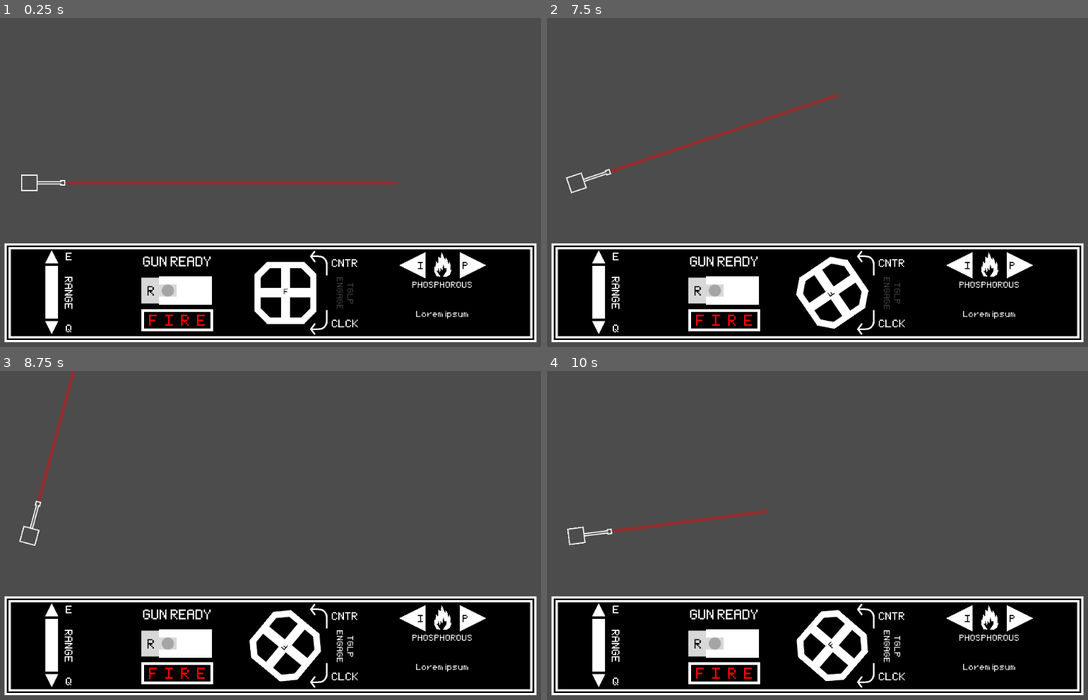
Above: before the commit, frames 1-4 (two rows, left to right).
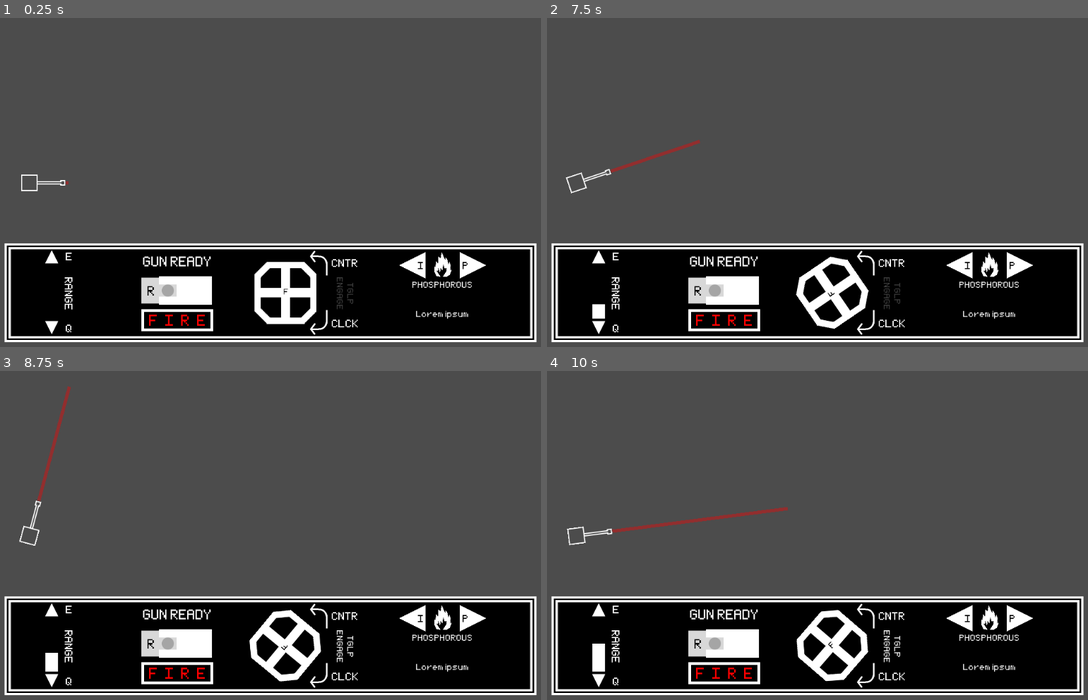
Above: after the commit, the same moments.

Repository: CluckeyMcCormick/fictional-guacamole
Game: Godot game, scene res://scenes/Main.tscn
The game is run twice, just before and just after one commit, with the same random seed, the same clock (stepped at 60 frames per second) and the same inputs.
Inputs (mouse positions are in pixels of both pictures, inside the frame that each line leads up to):
- Up to frame 1 (0.25 s): no input
- Up to frame 2 (7.5 s): click (1017, 264) at 0.5 s; click (1017, 264) at 1.25 s; click (601, 258) at 2 s; click (601, 327) at 2.75 s; click "R" at 3.5 s; click "F I R E" at 4.25 s; click "F" at 5 s; click (958, 264) at 5.75 s; tap Enter at 6.5 s; move the mouse to (941, 166) at 6.52 s; hold Q (range_up) 6.53-7.28 s; hold F (traverse_engage) 6.53-7.28 s; move the mouse to (703, 198) at 7.27 s; hold E (range_down) from 7.28 s (still down); tap F (traverse_engage) at 7.35 s
- Up to frame 3 (8.75 s): move the mouse to (324, 463) at 8.02 s; release E (range_down) at 8.03 s; hold Q (range_up) from 8.03 s (still down); hold F (traverse_engage) from 8.03 s (still down)
- Up to frame 4 (10 s): move the mouse to (790, 601) at 8.77 s; release F (traverse_engage) at 8.78 s; tap F (traverse_engage) at 8.85 s; move the mouse to (985, 584) at 9.52 s; release Q (range_up) at 9.53 s; hold E (range_down) from 9.53 s (still down); hold F (traverse_engage) from 9.53 s (still down)

The runs differ from the first frame. In frame 1, 1.0% of the frame differs, in the area x 8-74%, y 49-92%; in frame 2, 0.7%; in frame 3, 0.4%; in frame 4, 0.3%.

Commit message:
Connect the Range Bar controls to the turret
Connected the range controls to the turret. I'm definitely beginning
to learn more and more about how a Godot project is structured.

I'm not quite sure how I would do it better, but I know the way I'm
doing it right now isn't optimal. Right now, we have a Main node that
has a Turret node and a GUI node. Some values are stored in the GUI,
others in the Main, and others in the Turret. We then have to shift
and sync the values between this various nodes.

For a small prototype, that probably won't cause too many issues but
I can see how in a larger project - including this project down the
line - that we could end up with an absolute bramble nightmare.

We need to keep track of how data is flowing - because the flow down,
right, left, up, and back again could cause us some real pain.

Diff:
--- a/godot/scenes/GUI/GUI.gd
+++ b/godot/scenes/GUI/GUI.gd
@@ -10,8 +10,14 @@
 """
 
 onready var wheel_master = $BoxMargins/BoxDivider/WheelMaster
+onready var range_bar = $BoxMargins/BoxDivider/RangeMaster/RangeBar
+onready var fire_master = $BoxMargins/BoxDivider/FireMaster
+onready var payload_master = $BoxMargins/BoxDivider/PayloadMaster
 
 # Registers the "wheel_velocity_changed" signal with the provided node
 # and function.
 func register_wheel_velocity(target_node, target_function):
     wheel_master.connect("wheel_velocity_changed", target_node, target_function)
+
+func register_range_change(target_node, target_function):
+    range_bar.connect("value_changed", target_node, target_function)
--- a/godot/scenes/GUI/GUI.tscn
+++ b/godot/scenes/GUI/GUI.tscn
@@ -1,65 +1,66 @@
-[gd_scene load_steps=25 format=2]
+[gd_scene load_steps=26 format=2]
 
 [ext_resource path="res://scenes/GUI/GUI.gd" type="Script" id=1]
 [ext_resource path="res://assets/menu_background.png" type="Texture" id=2]
-[ext_resource path="res://assets/arrow.png" type="Texture" id=3]
-[ext_resource path="res://assets/menu_overground.png" type="Texture" id=4]
-[ext_resource path="res://assets/bar_fill.png" type="Texture" id=5]
-[ext_resource path="res://assets/font/Minimal5x7.ttf" type="DynamicFontData" id=6]
-[ext_resource path="res://assets/gun_bolt.png" type="Texture" id=7]
-[ext_resource path="res://assets/gun_lock.png" type="Texture" id=8]
-[ext_resource path="res://assets/fire_control_button.png" type="Texture" id=9]
-[ext_resource path="res://scenes/GUI/WheelMaster.gd" type="Script" id=10]
-[ext_resource path="res://assets/grab_wheel.png" type="Texture" id=11]
-[ext_resource path="res://assets/curve_arrow_flip.png" type="Texture" id=12]
-[ext_resource path="res://assets/curve_arrow.png" type="Texture" id=13]
-[ext_resource path="res://assets/payload_explode.png" type="Texture" id=14]
-[ext_resource path="res://assets/payload_fire.png" type="Texture" id=15]
-
-[sub_resource type="DynamicFont" id=3]
-size = 33
-font_data = ExtResource( 6 )
-
-[sub_resource type="DynamicFont" id=6]
-size = 75
-font_data = ExtResource( 6 )
-
-[sub_resource type="DynamicFont" id=4]
-size = 44
-font_data = ExtResource( 6 )
-
-[sub_resource type="DynamicFont" id=5]
-size = 40
-font_data = ExtResource( 6 )
+[ext_resource path="res://scenes/GUI/RangeMaster.gd" type="Script" id=3]
+[ext_resource path="res://assets/arrow.png" type="Texture" id=4]
+[ext_resource path="res://assets/menu_overground.png" type="Texture" id=5]
+[ext_resource path="res://assets/bar_fill.png" type="Texture" id=6]
+[ext_resource path="res://assets/font/Minimal5x7.ttf" type="DynamicFontData" id=7]
+[ext_resource path="res://assets/gun_bolt.png" type="Texture" id=8]
+[ext_resource path="res://assets/gun_lock.png" type="Texture" id=9]
+[ext_resource path="res://assets/fire_control_button.png" type="Texture" id=10]
+[ext_resource path="res://scenes/GUI/WheelMaster.gd" type="Script" id=11]
+[ext_resource path="res://assets/grab_wheel.png" type="Texture" id=12]
+[ext_resource path="res://assets/curve_arrow_flip.png" type="Texture" id=13]
+[ext_resource path="res://assets/curve_arrow.png" type="Texture" id=14]
+[ext_resource path="res://assets/payload_explode.png" type="Texture" id=15]
+[ext_resource path="res://assets/payload_fire.png" type="Texture" id=16]
 
 [sub_resource type="DynamicFont" id=1]
 size = 33
-font_data = ExtResource( 6 )
+font_data = ExtResource( 7 )
 
 [sub_resource type="DynamicFont" id=2]
+size = 75
+font_data = ExtResource( 7 )
+
+[sub_resource type="DynamicFont" id=3]
+size = 44
+font_data = ExtResource( 7 )
+
+[sub_resource type="DynamicFont" id=4]
+size = 40
+font_data = ExtResource( 7 )
+
+[sub_resource type="DynamicFont" id=5]
+size = 33
+font_data = ExtResource( 7 )
+
+[sub_resource type="DynamicFont" id=6]
 size = 25
-font_data = ExtResource( 6 )
+font_data = ExtResource( 7 )
 
 [sub_resource type="SpriteFrames" id=7]
 animations = [ {
-"frames": [ ExtResource( 14 ) ],
+"frames": [ ExtResource( 15 ) ],
 "loop": true,
 "name": "explosive",
 "speed": 5.0
 }, {
-"frames": [ ExtResource( 15 ) ],
+"frames": [ ExtResource( 16 ) ],
 "loop": false,
 "name": "fire",
 "speed": 1.0
 } ]
 
+[sub_resource type="DynamicFont" id=8]
+size = 30
+font_data = ExtResource( 7 )
+
 [sub_resource type="DynamicFont" id=9]
-size = 30
-font_data = ExtResource( 6 )
-
-[sub_resource type="DynamicFont" id=8]
 size = 25
-font_data = ExtResource( 6 )
+font_data = ExtResource( 7 )
 
 [node name="GUI" type="MarginContainer"]
 anchor_top = 1.0
@@ -112,6 +113,7 @@
 margin_right = 119.0
 margin_bottom = 150.0
 rect_min_size = Vector2( 65, 150 )
+script = ExtResource( 3 )
 
 [node name="Up" type="TextureButton" parent="BoxMargins/BoxDivider/RangeMaster"]
 margin_left = -109.0
@@ -130,16 +132,19 @@
 rect_rotation = 180.0
 rect_scale = Vector2( 0.1, 0.1 )
 rect_pivot_offset = Vector2( 125, 125 )
-texture_normal = ExtResource( 3 )
-
-[node name="Range" type="TextureProgress" parent="BoxMargins/BoxDivider/RangeMaster"]
+texture_normal = ExtResource( 4 )
+
+[node name="RangeBar" type="TextureProgress" parent="BoxMargins/BoxDivider/RangeMaster"]
 margin_left = 4.0
 margin_top = 25.0
 margin_right = 29.0
 margin_bottom = 123.0
-value = 100.0
-texture_over = ExtResource( 4 )
-texture_progress = ExtResource( 5 )
+min_value = -600.0
+max_value = -5.0
+step = 5.0
+value = -5.0
+texture_over = ExtResource( 5 )
+texture_progress = ExtResource( 6 )
 fill_mode = 3
 nine_patch_stretch = true
 stretch_margin_left = 11
@@ -147,33 +152,33 @@
 stretch_margin_right = 11
 stretch_margin_bottom = 11
 
-[node name="E_Label" type="Label" parent="BoxMargins/BoxDivider/RangeMaster"]
+[node name="E" type="Label" parent="BoxMargins/BoxDivider/RangeMaster"]
 margin_left = 42.0
 margin_top = 1.0
 margin_right = 55.0
 margin_bottom = 23.0
-custom_fonts/font = SubResource( 3 )
+custom_fonts/font = SubResource( 1 )
 text = "E"
 align = 1
 valign = 1
 
-[node name="Q_Label" type="Label" parent="BoxMargins/BoxDivider/RangeMaster"]
+[node name="Q" type="Label" parent="BoxMargins/BoxDivider/RangeMaster"]
 margin_left = 42.0
 margin_top = 132.0
 margin_right = 55.0
 margin_bottom = 154.0
-custom_fonts/font = SubResource( 3 )
+custom_fonts/font = SubResource( 1 )
 text = "Q"
 align = 1
 valign = 1
 
-[node name="RANGE_Label" type="Label" parent="BoxMargins/BoxDivider/RangeMaster"]
+[node name="RangeLabel" type="Label" parent="BoxMargins/BoxDivider/RangeMaster"]
 margin_left = 55.0
-margin_top = 46.0
+margin_top = 47.0
 margin_right = 116.0
-margin_bottom = 68.0
+margin_bottom = 69.0
 rect_rotation = 90.0
-custom_fonts/font = SubResource( 3 )
+custom_fonts/font = SubResource( 1 )
 text = "RANGE"
 align = 1
 valign = 1
@@ -320,6 +325,7 @@
 valign = 1
 
 [node name="PayloadMaster" type="Control" parent="BoxMargins/BoxDivider"]
+editor/display_folded = true
 margin_left = 679.0
 margin_right = 879.0
 margin_bottom = 150.0
@@ -358,14 +364,14 @@
 rect_rotation = -90.0
 rect_scale = Vector2( 0.2, 0.2 )
 rect_pivot_offset = Vector2( 125, 125 )
-texture_normal = ExtResource( 3 )
-
-[node name="P2" type="Label" parent="BoxMargins/BoxDivider/PayloadMaster"]
+texture_normal = ExtResource( 4 )
+
+[node name="I" type="Label" parent="BoxMargins/BoxDivider/PayloadMaster"]
 margin_left = 55.0
 margin_top = 18.0
 margin_right = 66.0
 margin_bottom = 38.0
-custom_fonts/font = SubResource( 9 )
+custom_fonts/font = SubResource( 8 )
 custom_colors/font_color = Color( 0, 0, 0, 1 )
 text = "I"
 
--- /dev/null
+++ b/godot/scenes/GUI/RangeMaster.gd
@@ -0,0 +1,24 @@
+extends Control
+
+# Load our constants
+var consts = preload("res://scenes/Turret/TurretConstants.gd").new()
+
+# Called when the node enters the scene tree for the first time.
+func _ready():
+    $RangeBar.min_value = consts.SHELL_RANGE_MIN
+    $RangeBar.max_value = consts.SHELL_RANGE_MAX
+    $RangeBar.step = consts.SHELL_RANGE_STEP
+
+# Called every frame. 'delta' is the elapsed time since the previous frame.
+func _process(delta):
+    # Get the value
+    var new_val = $RangeBar.value
+
+    # Modify the values, as appropriate
+    if Input.is_action_pressed("range_up") or $Up.pressed:
+        new_val += consts.SHELL_RANGE_STEP
+    if Input.is_action_pressed("range_down") or $Down.pressed:
+        new_val -= consts.SHELL_RANGE_STEP
+
+    # Now that we've got a new value, change the rangebar's value.
+    $RangeBar.value = new_val
--- a/godot/scenes/Main.gd
+++ b/godot/scenes/Main.gd
@@ -11,6 +11,7 @@
 func _ready():
     # Register the function
     $GUIBox.register_wheel_velocity(self, "_on_wheel_velocity_changed")
+    $GUIBox.register_range_change($Turret, "_on_range_change")
 
 func _on_wheel_velocity_changed(new_velo):
     turret_velo = new_velo * TURRET_VELO_RETENTION_PERCENTAGE
--- a/godot/scenes/Turret/Turret.gd
+++ b/godot/scenes/Turret/Turret.gd
@@ -1,25 +1,14 @@
 extends Sprite
 
-# What's the shortest possible range?
-const SHELL_RANGE_MIN = -600
-# What's the maximum possible range?
-const SHELL_RANGE_MAX = -5
-# When the range goes up, how much does it go up by
-const SHELL_RANGE_STEP = 5
+var consts = preload("res://scenes/Turret/TurretConstants.gd").new()
+
 # What's our current shell range?
-var shell_range = SHELL_RANGE_MIN
+var shell_range = -consts.SHELL_RANGE_MIN
 
 # Called when the node enters the scene tree for the first time.
 func _ready():
     $ShellPath.redraw_shell_path(shell_range)
 
-func _process(delta):
-    if Input.is_action_pressed("range_up"):
-        shell_range += SHELL_RANGE_STEP
-        shell_range = clamp(shell_range, SHELL_RANGE_MIN, SHELL_RANGE_MAX)
-        $ShellPath.redraw_shell_path(shell_range)
-
-    elif Input.is_action_pressed("range_down"):
-        shell_range -= SHELL_RANGE_STEP
-        shell_range = clamp(shell_range, SHELL_RANGE_MIN, SHELL_RANGE_MAX)
-        $ShellPath.redraw_shell_path(shell_range)
+func _on_range_change(new_value):
+    shell_range = -new_value
+    $ShellPath.redraw_shell_path(shell_range)
--- /dev/null
+++ b/godot/scenes/Turret/TurretConstants.gd
@@ -0,0 +1,8 @@
+extends Node
+
+# What's the shortest possible range?
+const SHELL_RANGE_MIN = 5
+# What's the maximum possible range?
+const SHELL_RANGE_MAX = 600
+# When the range goes up, how much does it go up by
+const SHELL_RANGE_STEP = 5
Not shown: 14 places in godot/scenes/GUI/GUI.tscn that only renumber resources
